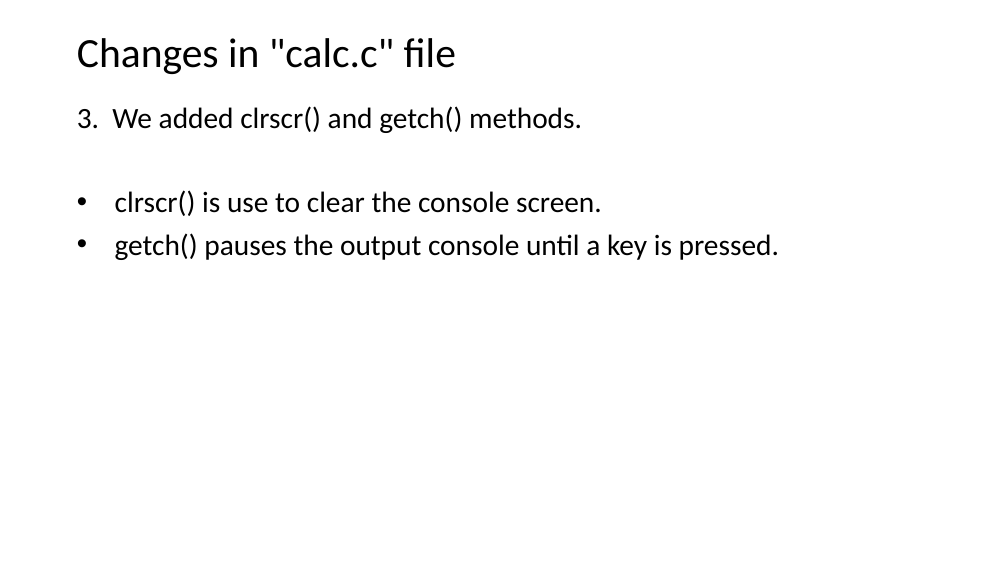
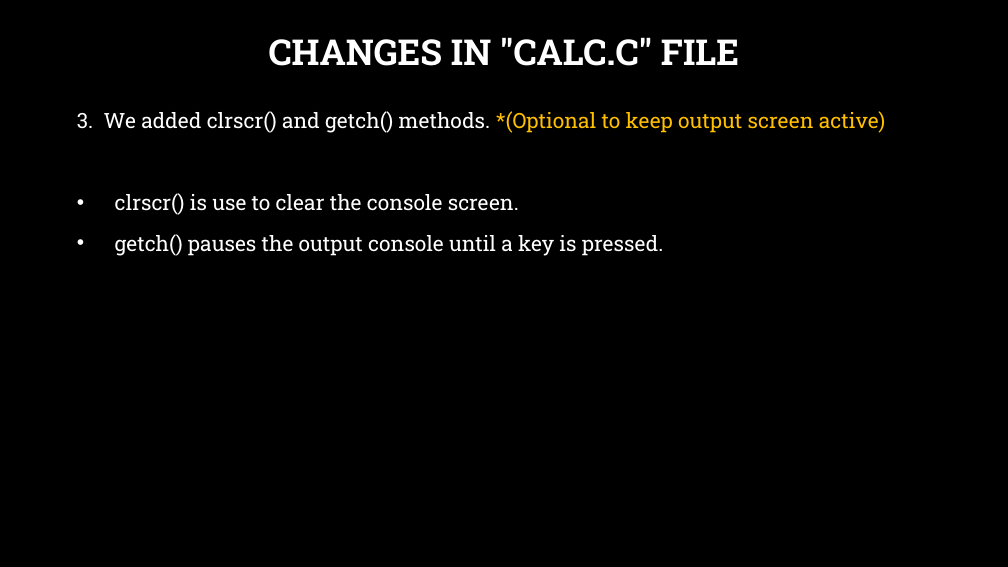
Before and after one commit to dhruvdani/CodeGladiators, a slide deck: slide 4 of Round-2.pptx. Drawn at 1008x567 pixels with LibreOffice and Linux fonts; fonts in the diff are those of the drawing; background and template pictures are left out. Boxes give left, top, right and bottom in pixels: in the first picture for what was removed or moved away, otherwise in the second. Text is boxed around its words. In the diff, an @@ line names an element or a change of style, - is before the commit and + after.

```diff
--- a/Round-2.pptx
+++ b/Round-2.pptx
@@ background #FFFFFF to picture (left out) @@
@@ title at bbox=[269, 37, 739, 66]: text changed; size 39.6 to 34 pt; font Calibri to Roboto Slab; text colour #000000 to #FFFFFF; bold on @@
-Changes in "calc.c" file
+CHANGES IN "CALC.C" FILE
@@ text at bbox=[77, 111, 886, 133]: text changed; size 28 to 20 pt; font Calibri to Roboto Slab; text colour #000000 to #FFFFFF @@
-3. We added clrscr() and getch() methods.
+3. We added clrscr() and getch() methods. *(Optional to keep output screen active)
@@ text at bbox=[115, 193, 664, 256]: size 28 to 20 pt, font Calibri to Roboto Slab, text colour #000000 to #FFFFFF in "clrscr() is use to clear the console ...", "getch() pauses the output console until a ..."; line spacing 0.9 to 1.2 @@
```
Also in this commit, not shown: 6 other slides changed, 1 slide added.
